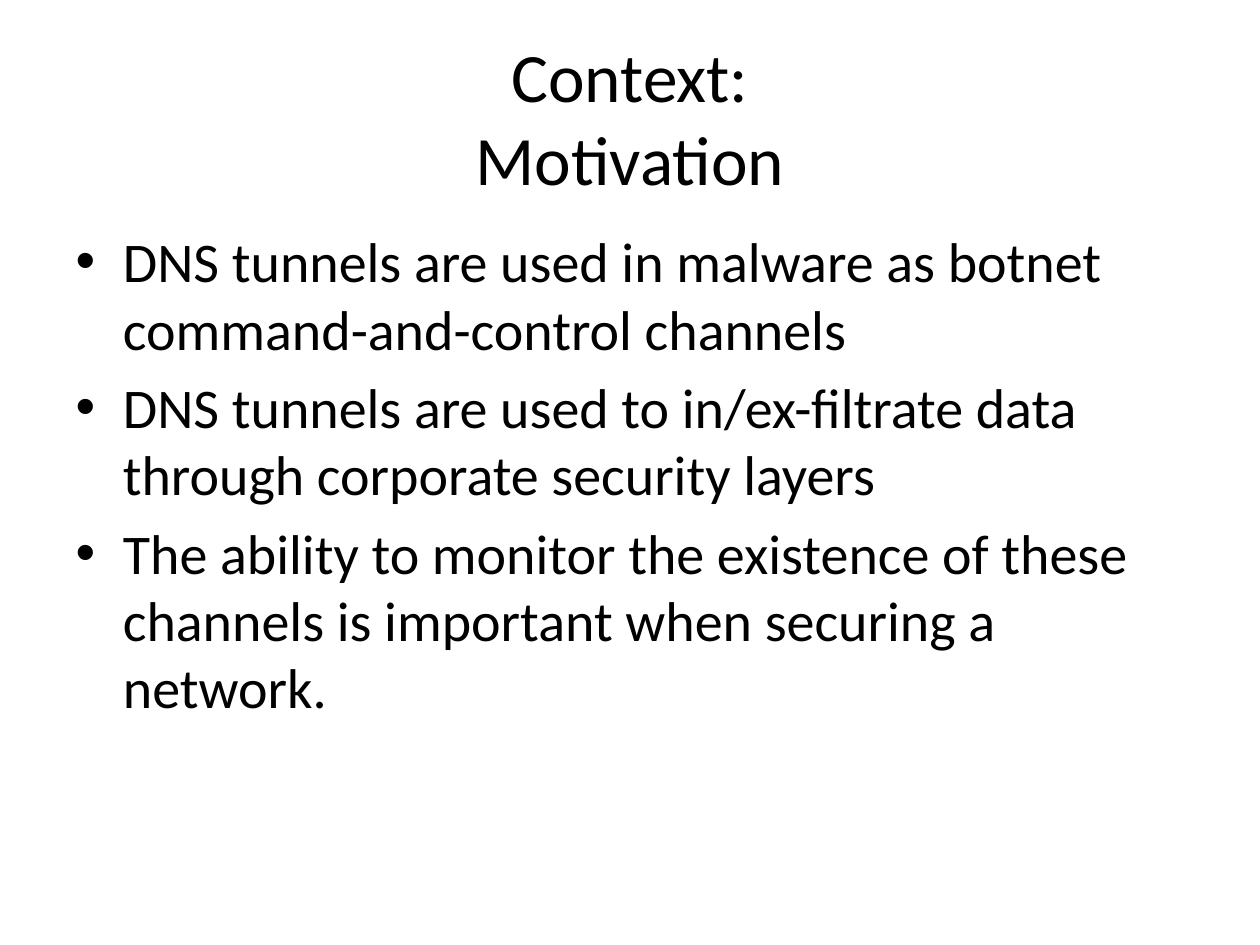
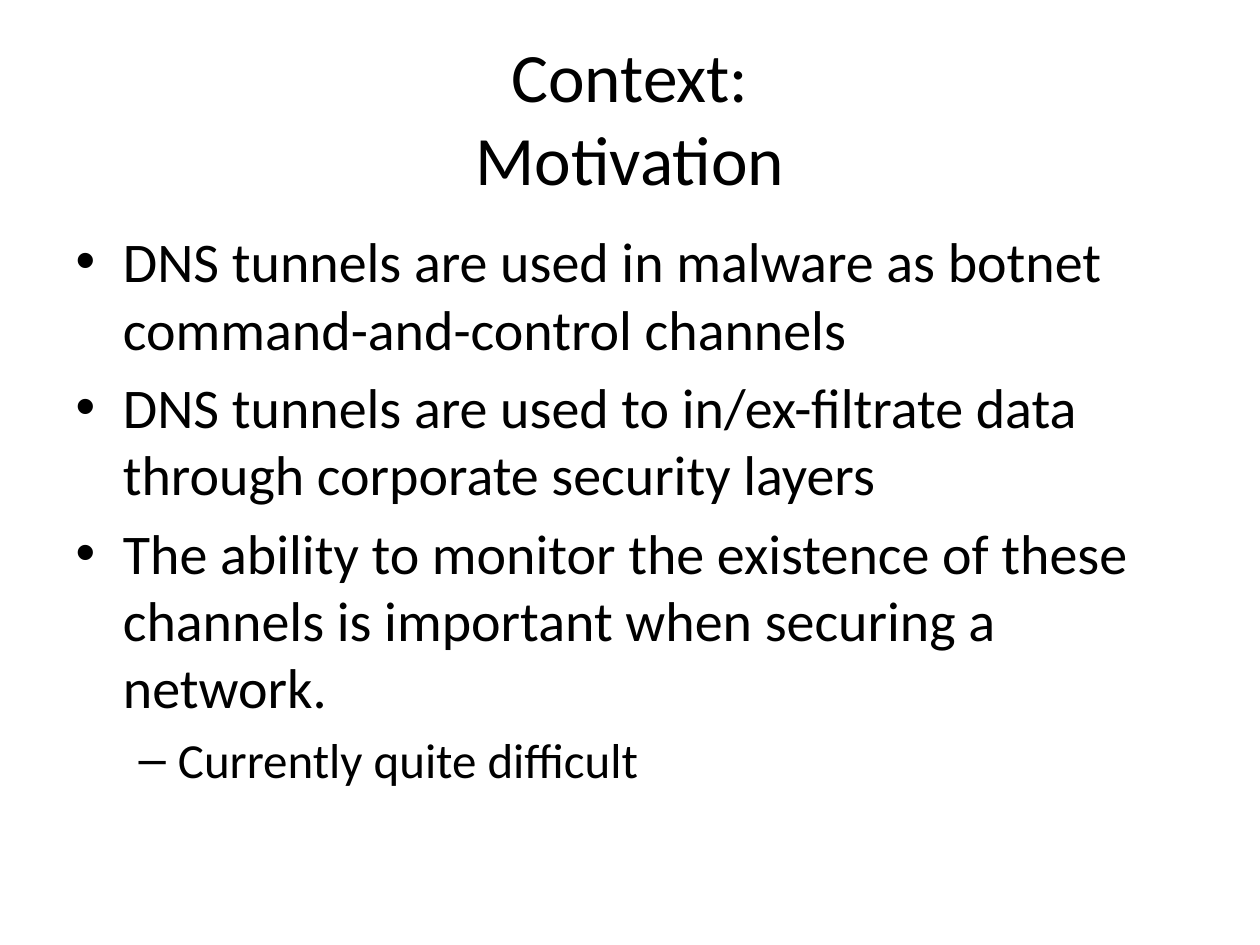
Before and after one commit to Riebart/MSc-Thesis, a slide deck: slide 2 of Defense.pptx (slide 11 before the commit). Drawn at 1260x945 pixels with LibreOffice and Linux fonts; fonts in the diff are those of the drawing. Boxes give left, top, right and bottom in pixels: in the first picture for what was removed or moved away, otherwise in the second. Text is boxed around its words. In the diff, an @@ line names an element or a change of style, - is before the commit and + after.

```diff
--- a/Defense.pptx
+++ b/Defense.pptx
@@ text at bbox=[178, 744, 638, 786]: paragraph added @@
+  – Currently quite difficult
```
Also in this commit, not shown: 2 other slides changed.
